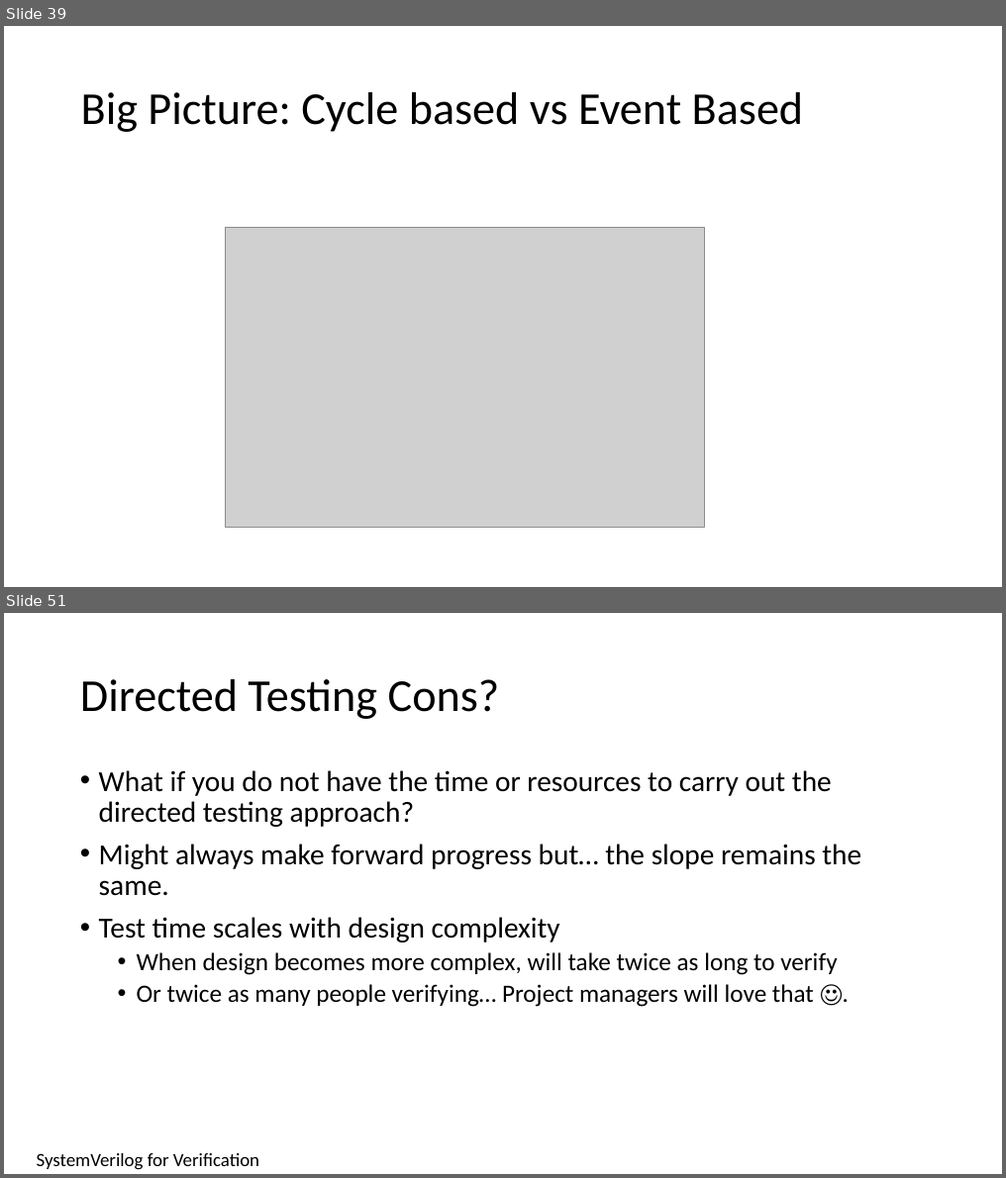
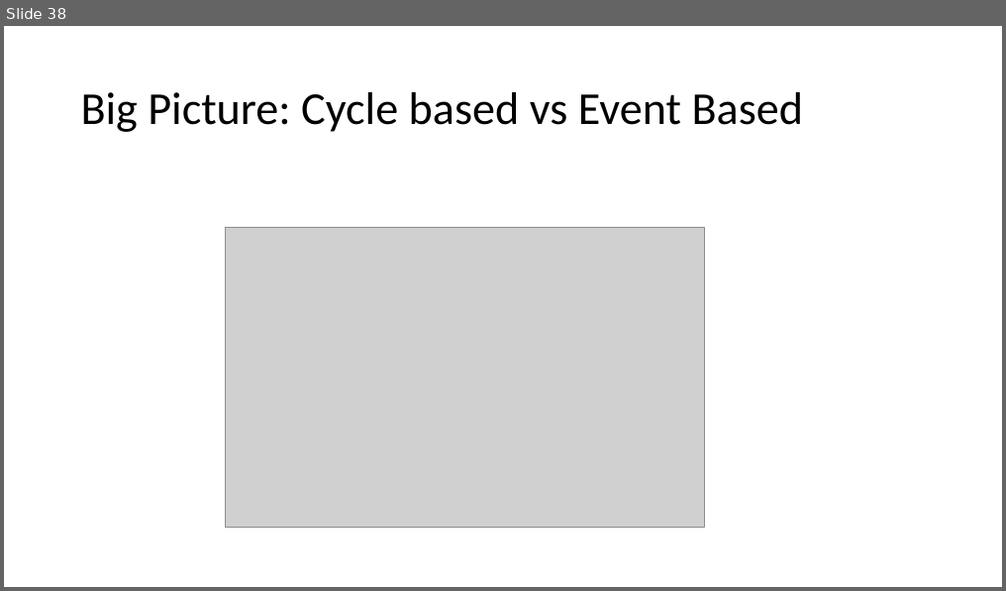
Before and after one commit to isomoye/EEGR471, a slide deck: sections/Segment_3.pptm. Shown one above the other, each under a label of ours: slides 39 and 51 before the commit, slide 38 after it; the slides between them are not shown. The pictures are 1006x1178 and 1006x591 pixels, drawn with LibreOffice and Linux fonts; fonts in the diff are those of the drawing; grey boxes stand for pictures. Boxes give left, top, right and bottom in pixels: in the first picture for what was removed or moved away, otherwise in the second. Text is boxed around its words. In the diff, an @@ line names an element or a change of style, - is before the commit and + after.

```diff
--- a/sections/Segment_3.pptm
+++ b/sections/Segment_3.pptm
@@ slide 51 removed at (4,613,1002,1174), background #FFFFFF @@
@@ title removed at (80,679,500,719) @@
-Directed Testing Cons?
@@ text removed at (99,770,861,1007) @@
-• What if you do not have the time or resources to carry out the directed testing approach?
-• Might always make forward progress but… the slope remains the same.
-• Test time scales with design complexity
-  • When design becomes more complex, will take twice as long to verify
-  • Or twice as many people verifying… Project managers will love that ☺.
@@ text removed at (37,1154,259,1170) @@
-SystemVerilog for Verification
@@ what was slide 39 is now slide 38 @@
```
Also in this commit, not shown: 8 slides changed, 113 other slides removed, 19 other files.
